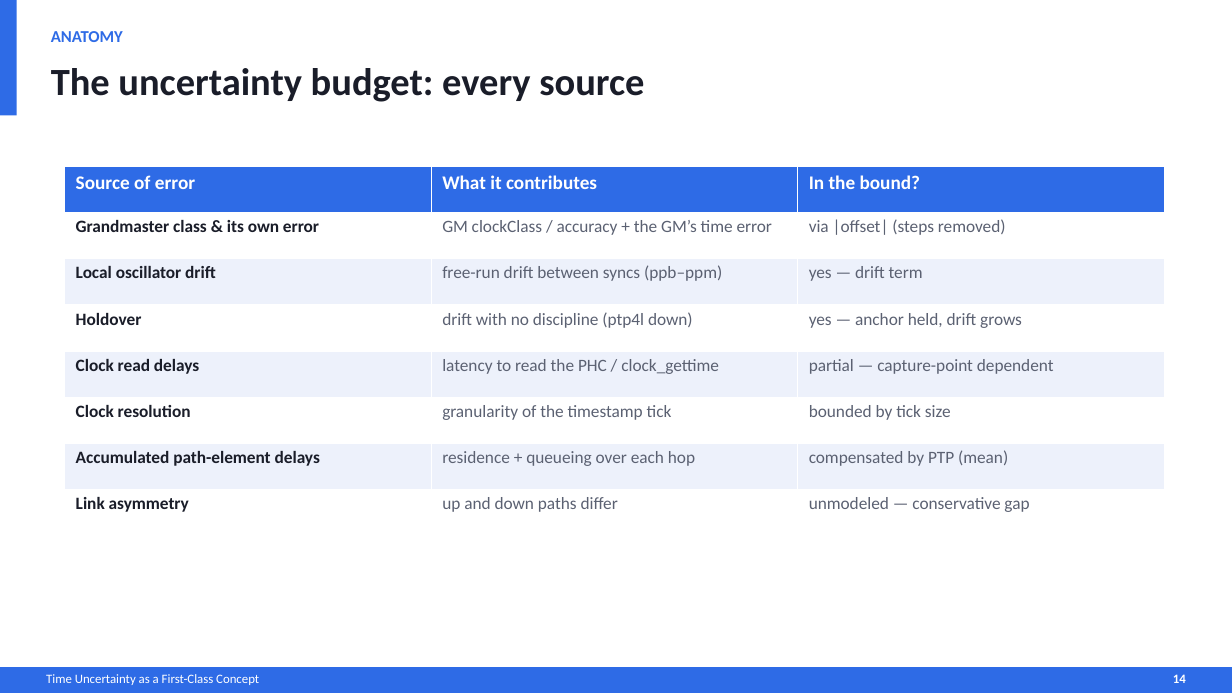
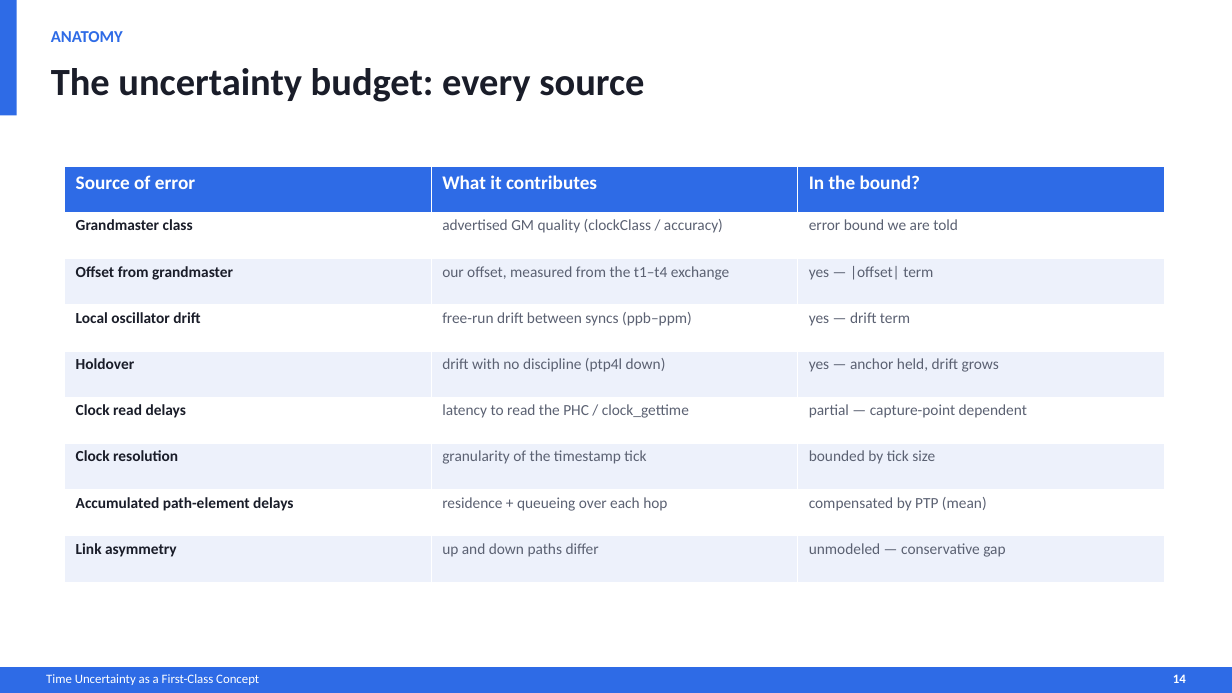
Before and after one commit to MaciekMachni/netdev-0x1a-talk, a slide deck: slide 14 of time-uncertainty-error-bar.pptx. Drawn at 1232x693 pixels with LibreOffice and Linux fonts; fonts in the diff are those of the drawing. Boxes give left, top, right and bottom in pixels: in the first picture for what was removed or moved away, otherwise in the second. Text is boxed around its words. In the diff, an @@ line names an element or a change of style, - is before the commit and + after.

Commit message:
review slides 1-22

```diff
--- a/time-uncertainty-error-bar.pptx
+++ b/time-uncertainty-error-bar.pptx
@@ table at [65, 166, 1165, 582] @@
-row 2: Grandmaster class & its own error | GM clockClass / accuracy + the GM’s time error | via |offset| (steps removed)
+row 2: Grandmaster class | advertised GM quality (clockClass / accuracy) | error bound we are told
+row 3: Offset from grandmaster | our offset, measured from the t1–t4 exchange | yes — |offset| term
```
Also in this commit, not shown: 10 other slides changed, 3 other files.
